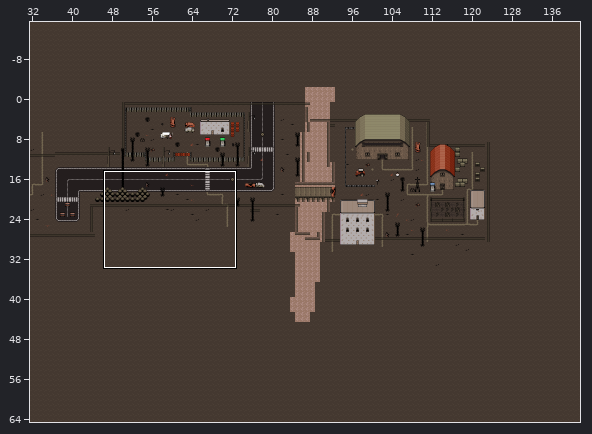
Two versions of a level (Tiled map, mapa/map T/mapa T.tmx). Above: a wide view before the commit, with the close-up outlined.
Close-up. Old version:
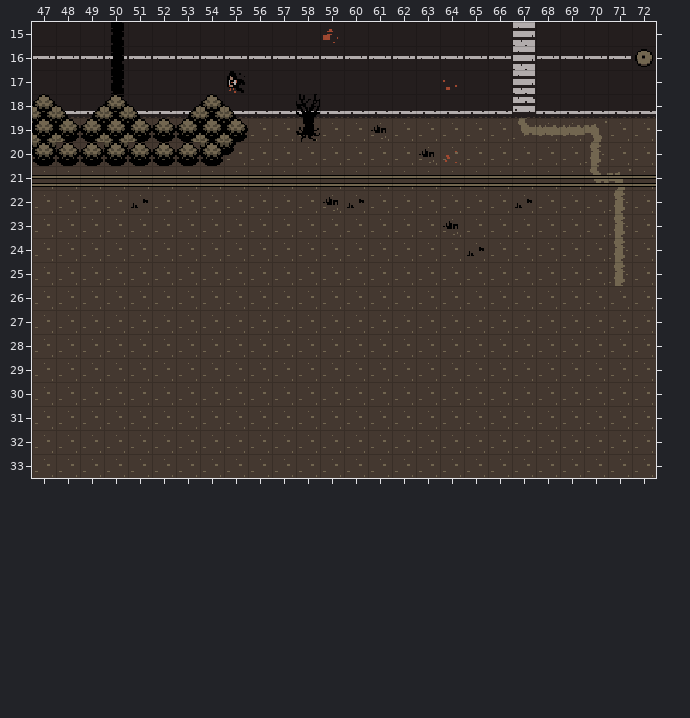
Cells are 16x16 px. Shown: x 47..72, y 15..33. The commit also changed other parts of the map, which this record leaves out. The old version is drawn lined up with the new one.
Now the later version:
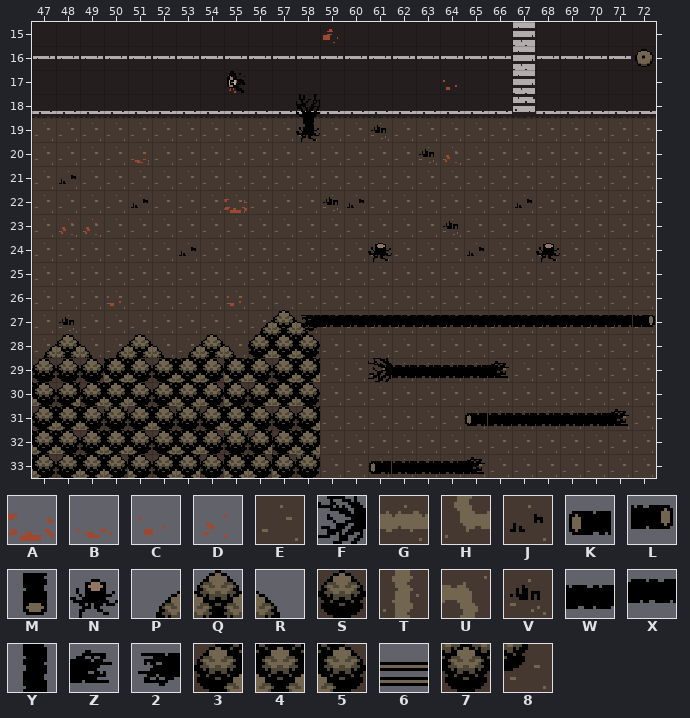
Key: from "Zombie_Tileset": A 338, B 339, C 380, D 382, E 441, F 444 turned 270, G 480, H 482, J 484, K 485, L 485 turned 180, M 485 turned 270, N 486, P 488, Q 489, R 490, S 491, T 523, U 524, V 527, W 528, X 528 turned 180, Y 528 turned 270, Z 529, 2 529 turned 180, 3 531, 4 532, 5 533, 6 537, 7 575, 8 576.
_ is an empty cell, . an unchanged one.
Change:
map size 142x80 -> 127x38 cells (old content now starts at 0,-15; both pictures use the new coordinates)
--- layer "Chao"
@@ x 48..71 @@
-19 ...................HGGU.
-20 ......................T.
-21 E.....................HU
-22 .......................T
-23 .......................T
-24 .....E.................T
-25 .......................T
+19 ...................EEEE.
+20 ......................E.
+21 J.....................EE
+22 .......................E
+23 .......................E
+24 .....J.................E
+25 .......................E
@@ x 48..48 @@
-27 E
+27 V
--- layer "Limite" (now hidden)
@@ x 47..72 @@
-21 66666666666666666666666666
+21 __________________________
--- layer "ObjetosScolider"
@@ x 51..51 @@
-20 _
+20 B
@@ x 48..55 @@
-22 ......._
-23 __......
+22 .......A
+23 DD......
@@ x 50..55 @@
-26 _...._
+26 C....C
--- layer "ObjetosColider"
@@ x 47..55 @@
-19 45345S345
-20 7SS7SSS78
+19 _________
+20 _________
@@ x 61..68 @@
-24 _......_
+24 N......N
@@ x 47..72 @@
-27 ..........._______________
-28 .........___..............
-29 ____________..______......
-30 ____________..............
-31 ____________......_______.
-32 ____________..............
-33 ____________.._____.......
+27 ...........2XXXXXXXXXXXXXL
+28 .........345..............
+29 SSS453454534..FWWWWZ......
+30 533453455345..............
+31 3457357345S3......KWWWWWZ.
+32 453453457334..............
+33 5345534S4557..KWWWZ.......
--- layer "Porta03" (now hidden)
@@ x 50..50 @@
-15 Y
-16 Y
-17 Y
-18 M
+15 _
+16 _
+17 _
+18 _
--- layer "Acessorios"
@@ x 47..55 @@
-18 QRPQR.PQR
+18 _____.___
@@ x 47..58 @@
-27 .........___
-28 _________...
+27 .........PQR
+28 PQRPQRPQR...
